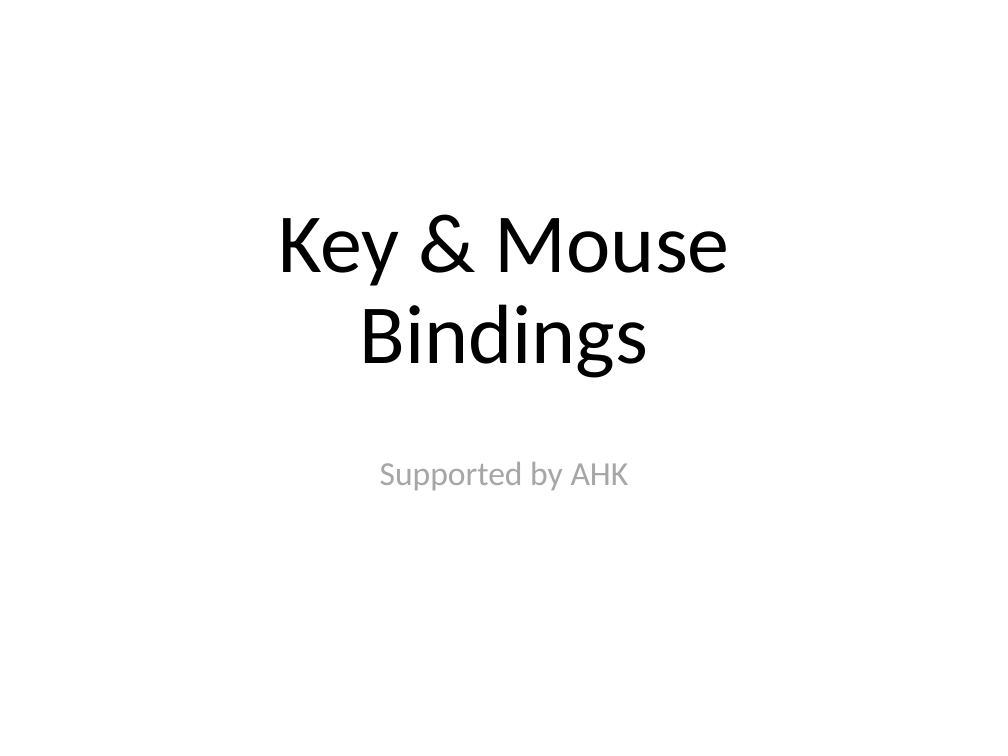
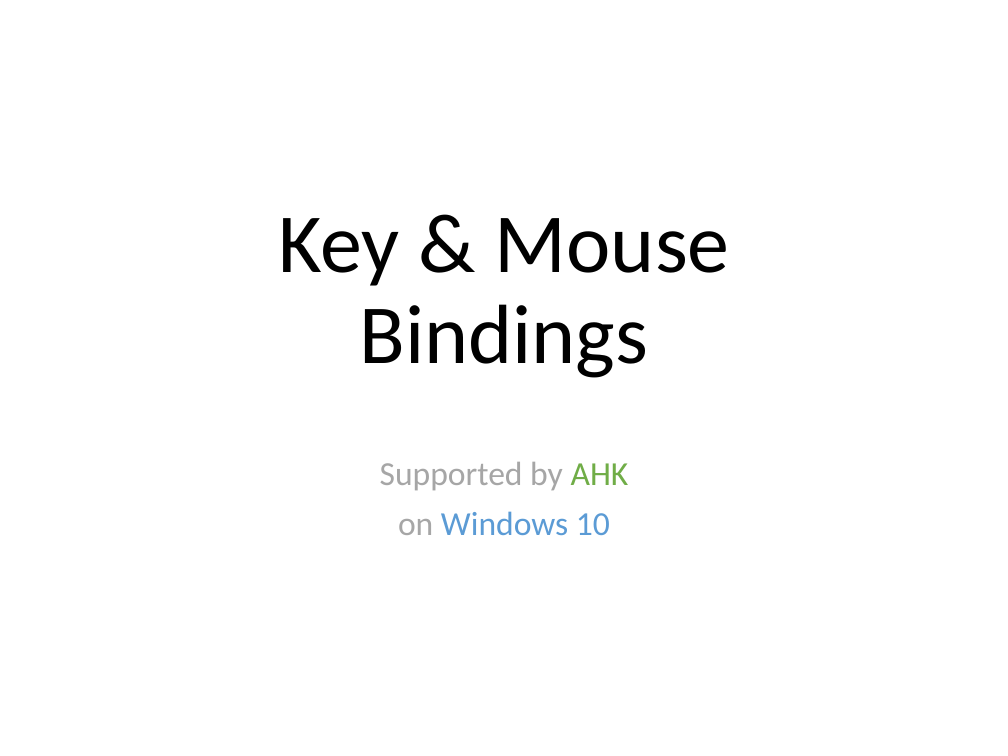
Before and after one commit to ittooo66/myAHK, a slide deck: slide 1 of MANUAL.pptx. Drawn at 1008x756 pixels with LibreOffice and Linux fonts; fonts in the diff are those of the drawing. Boxes give left, top, right and bottom in pixels: in the first picture for what was removed or moved away, otherwise in the second. Text is boxed around its words. In the diff, an @@ line names an element or a change of style, - is before the commit and + after.

```diff
--- a/MANUAL.pptx
+++ b/MANUAL.pptx
@@ subtitle at (x1=380, y1=462, x2=629, y2=490): text colour #A6A6A6 to #70AD47 in "AHK" @@
@@ subtitle at (x1=398, y1=511, x2=610, y2=535): paragraph added @@
+on Windows 10
```
Also in this commit, not shown: 6 other slides changed.
